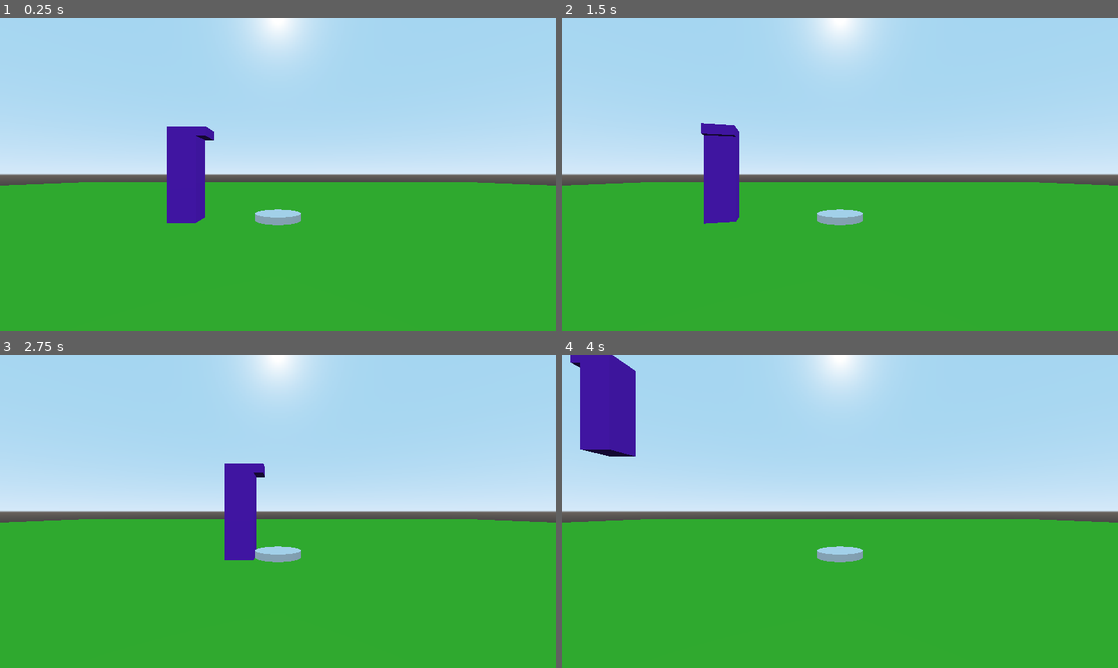
Above: before the commit, frames 1-4 (two rows, left to right).
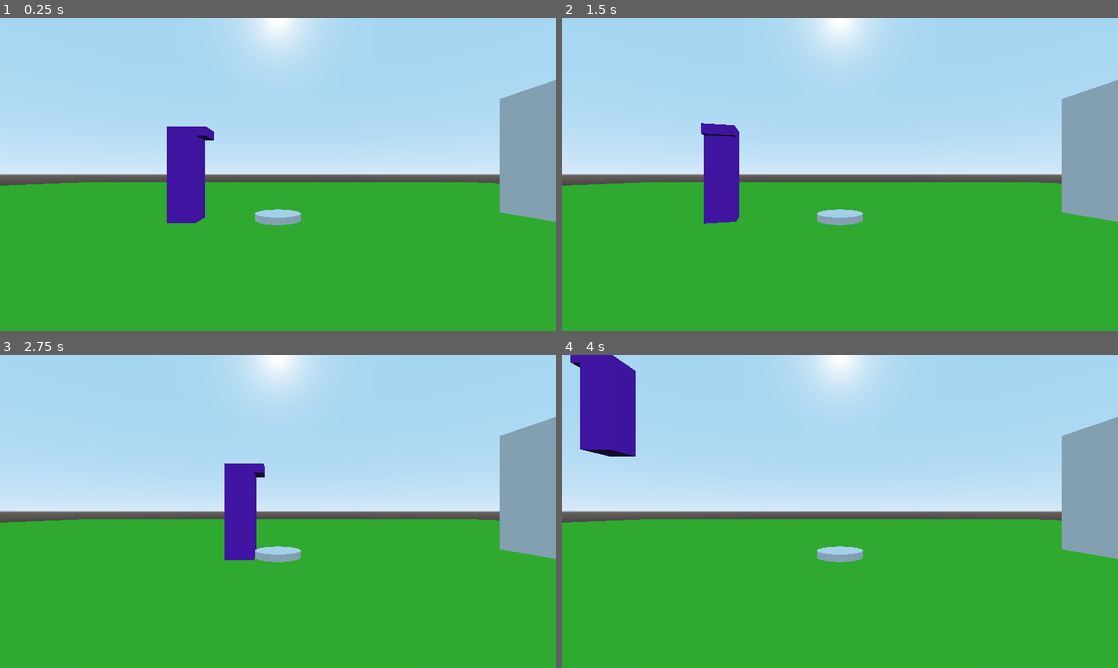
Above: after the commit, the same moments.

Repository: dsaltares/ludumdare-47
Game: Godot game, scene res://JayPlayground.tscn
Same seed, same stepped clock (60 frames per second), same inputs: the game is played once before the commit and once after it. This scene is started directly instead of the project's main scene.
Inputs:
- Up to frame 1 (0.25 s): no input
- Up to frame 2 (1.5 s): tap Enter at 0.5 s; hold D (move_right) 0.53-1.28 s; tap N (new_run) at 0.6, 1.35 s; tap Space (jump) at 0.77 s; hold A (move_left) from 1.28 s (still down)
- Up to frame 3 (2.75 s): tap Space (jump) at 1.52 s; release A (move_left) at 2.03 s; hold D (move_right) from 2.03 s (still down); tap N (new_run) at 2.1 s
- Up to frame 4 (4 s): tap R (restart) at 2.75 s; tap N (new_run) at 2.85, 3.6 s; tap Space (jump) at 3.02, 3.77 s; release D (move_right) at 3.53 s; hold A (move_left) from 3.53 s (still down)

The runs differ from the first frame. In frame 1, 4.1% of the frame differs, in the area x 89-100%, y 19-66%; in frame 2, 4.1%; in frame 3, 4.1%; in frame 4, 4.1%.
Error in both runs: Attempt to call function 'add_child' in base 'null instance' on a null instance. (res://DavidPlayground.gd:10)

Commit message:
add door and connect to pressure plate

Diff:
--- /dev/null
+++ b/game/Environment/Door.gd
@@ -0,0 +1,23 @@
+extends StaticBody
+
+
+# Declare member variables here. Examples:
+# var a = 2
+# var b = "text"
+
+
+# Called when the node enters the scene tree for the first time.
+func _ready():
+	pass # Replace with function body.
+
+
+# Called every frame. 'delta' is the elapsed time since the previous frame.
+#func _process(delta):
+#	pass
+
+
+func _on_pressure_plate_activated():
+	$AnimationPlayer.play("Open")
+
+func _on_pressure_plate_deactivated():
+	$AnimationPlayer.play_backwards("Open")
--- /dev/null
+++ b/game/Environment/Door.tscn
@@ -0,0 +1,37 @@
+[gd_scene load_steps=5 format=2]
+
+[ext_resource path="res://Environment/Door.gd" type="Script" id=1]
+
+[sub_resource type="BoxShape" id=1]
+extents = Vector3( 0.125, 1.5, 1 )
+
+[sub_resource type="CubeMesh" id=2]
+size = Vector3( 0.25, 3, 2 )
+
+[sub_resource type="Animation" id=3]
+resource_name = "Open"
+tracks/0/type = "bezier"
+tracks/0/path = NodePath("CollisionShape:translation:y")
+tracks/0/interp = 1
+tracks/0/loop_wrap = true
+tracks/0/imported = false
+tracks/0/enabled = true
+tracks/0/keys = {
+"points": PoolRealArray( 0, -0.25, 0, 0.25, 0, 2.5, -0.25, 0, 0.25, 0 ),
+"times": PoolRealArray( 0, 1 )
+}
+
+[node name="Door" type="StaticBody"]
+collision_layer = 3
+collision_mask = 3
+script = ExtResource( 1 )
+
+[node name="CollisionShape" type="CollisionShape" parent="."]
+shape = SubResource( 1 )
+
+[node name="MeshInstance" type="MeshInstance" parent="CollisionShape"]
+mesh = SubResource( 2 )
+material/0 = null
+
+[node name="AnimationPlayer" type="AnimationPlayer" parent="."]
+anims/Open = SubResource( 3 )
--- a/game/Environment/PressurePlate.gd
+++ b/game/Environment/PressurePlate.gd
@@ -1,4 +1,7 @@
 extends Spatial
+
+signal pressure_plate_activated
+signal pressure_plate_deactivated
 
 # Called when the node enters the scene tree for the first time.
 func _ready():
@@ -10,6 +13,12 @@
 
 func _on_Area_body_entered(body):
 	$AnimationPlayer.play("Activation")
+	emit_signal("pressure_plate_activated")
 
 func _on_Area_body_exited(body):
 	$AnimationPlayer.play_backwards("Activation")
+	emit_signal("pressure_plate_deactivated")
+
+
+func _on_pressure_plate_activated():
+	pass # Replace with function body.
--- a/game/JayPlayground.tscn
+++ b/game/JayPlayground.tscn
@@ -1,9 +1,10 @@
-[gd_scene load_steps=5 format=2]
+[gd_scene load_steps=6 format=2]
 
 [ext_resource path="res://Environment/Ground.tscn" type="PackedScene" id=1]
 [ext_resource path="res://Player/Player.tscn" type="PackedScene" id=2]
 [ext_resource path="res://Environment/PressurePlate.tscn" type="PackedScene" id=3]
 [ext_resource path="res://DavidPlayground.gd" type="Script" id=4]
+[ext_resource path="res://Environment/Door.tscn" type="PackedScene" id=5]
 
 [node name="Root" type="Spatial"]
 script = ExtResource( 4 )
@@ -16,8 +17,13 @@
 [node name="PressurePlate" parent="Environment" instance=ExtResource( 3 )]
 transform = Transform( 1, 0, 0, 0, 1, 0, 0, 0, 1, 0, 0.175, 0 )
 
+[node name="Door" parent="Environment" instance=ExtResource( 5 )]
+transform = Transform( 1, 0, 0, 0, 1, 0, 0, 0, 1, 6, 1.6, 0 )
+
 [node name="Player" parent="." instance=ExtResource( 2 )]
 transform = Transform( 1, 0, 0, 0, 1, 0, 0, 0, 1, -2, 0.1, 0 )
 
 [node name="Camera" type="Camera" parent="."]
 transform = Transform( 1, 0, 0, 0, 1, 0, 0, 0, 1, 0, 1.10143, 4.92464 )
+[connection signal="pressure_plate_activated" from="Environment/PressurePlate" to="Environment/Door" method="_on_pressure_plate_activated"]
+[connection signal="pressure_plate_deactivated" from="Environment/PressurePlate" to="Environment/Door" method="_on_pressure_plate_deactivated"]
